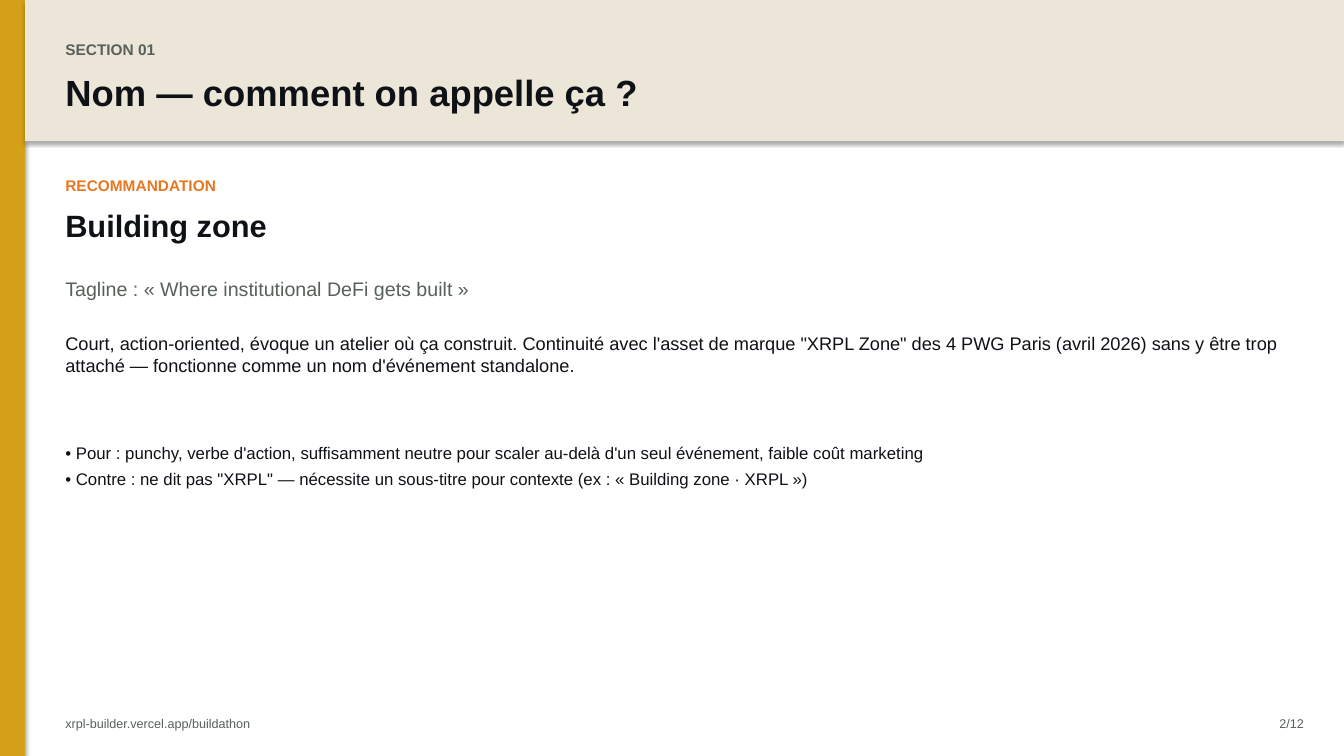
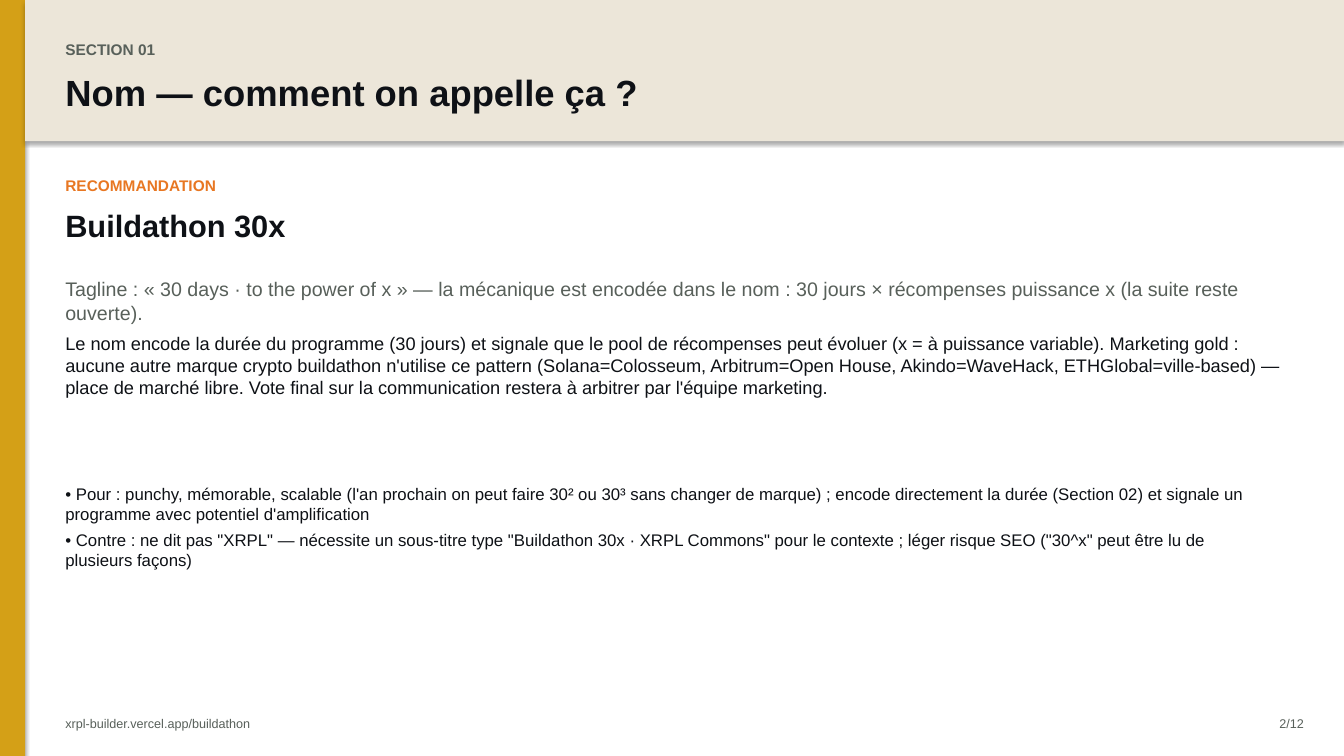
Before and after one commit to AurelienBg/xrpl-builder, a slide deck: slide 3 of buildathon-deck.pptx. Drawn at 1344x756 pixels with LibreOffice and Linux fonts; fonts in the diff are those of the drawing. Boxes give left, top, right and bottom in pixels: in the first picture for what was removed or moved away, otherwise in the second. Text is boxed around its words. In the diff, an @@ line names an element or a change of style, - is before the commit and + after.

Commit message:
feat(buildathon): apply comité decisions May 13, 2026
Major refactor across Sections 00, 01, 04, 05, 11, 12 + regenerate .pptx decks.

Section 01 (Name):
- Main proposal: "Buildathon 30^x" (was "Building zone")
- "Building zone" removed entirely from the alternatives
- "Buildathon 30x30" removed (became 30^x as main)
- Remaining alternatives: Buildathon (generic) · ChallengeX

Section 04 (Registry):
- Added realistic ambition target to green banner: "a few hundred to ~1000 users" per project on mainnet by day 30
- Decision attribution: committee May 13, 2026

Section 05 (Prizes) — full refonte:
- Pool $100k (was $30k) · 2026 annual budget
- Hybrid structure (3 brackets):
  - 5 major milestone-grants $10k each = $50k (structure: $3k upfront + $3k at M1 / 3mo + $4k at M2 / 6mo)
  - Up to 100 small prizes × €500 = $50k (no hard cap, pool-bounded)
  - Aquarium access for the 1st major prize (perk, no extra cash)
- Live-traction gate maintained (mainnet + on-chain via SourceTag day 30)
- Old "Pool $30k volume-gated" structure preserved in Alternatives

Section 00 (Synthesis):
- New green block "Parcours XRPL Commons" placing the Buildathon in context:
  Academy (academy.xrpl-commons.org) → Buildathon 30^x → Aquarium → Startup Studio (coming soon)
- Content produced during the Buildathon feeds back into the Academy
- Perpetual Hackathon flagged as distinct future project (not 2026 edition)

Section 11 (Inspiration):
- Solana Colosseum row enriched with Eternal (perpetual variant) sub-mention
- Frontier and Eternal both listed as inspiring models for XRPL Commons

Section 12 (Variant 1):
- Completely rewritten with comité-decided parameters:
  - Buildathon 30^x · Hybrid milestone-grants + XRPL Commons journey
  - $100k pool · 1 FTE · low overhead (~$120-150k all-in 1st edition)
  - Open (not curated) · target a few hundred → 1000 users
  - Weekly ship cadence + Commons amplification + IRL Commons House
  - Path integration: content → Academy, top 1 → Aquarium, suite → Startup Studio
- Variants 2 (Colosseum-pure) and 3 (Builders Cohort) preserved as alternatives

Decks regenerated:
- buildathon-deck.pptx (FR)
- buildathon-deck-en.pptx (EN)

FR + EN mirrored everywhere.

```diff
--- a/buildathon-deck.pptx
+++ b/buildathon-deck.pptx
@@ text at [65, 214, 285, 238]: text changed @@
-Building zone
+Buildathon 30x
@@ text at [65, 281, 1239, 324]: text changed @@
-Tagline : « Where institutional DeFi gets built »
+Tagline : « 30 days · to the power of x » — la mécanique est encodée dans le nom : 30 jours × récompenses puissance x (la suite reste ouverte).
@@ text at [65, 336, 1256, 398]: text changed @@
-Court, action-oriented, évoque un atelier où ça construit. Continuité avec l'asset de marque "XRPL Zone" des 4 PWG Paris (avril 2026) sans y être trop attaché — fonctionne comme un nom d'événement standalone.
+Le nom encode la durée du programme (30 jours) et signale que le pool de récompenses peut évoluer (x = à puissance variable). Marketing gold : aucune autre marque crypto buildathon n'utilise ce pattern (Solana=Colosseum, Arbitrum=Open House, Akindo=WaveHack, ETHGlobal=ville-based) — place de marché libre. Vote final sur la communication restera à arbitrer par l'équipe marketing.
@@ text at [65, 487, 1243, 570]: text changed @@
-• Pour : punchy, verbe d'action, suffisamment neutre pour scaler au-delà d'un seul événement, faible coût marketing
-• Contre : ne dit pas "XRPL" — nécessite un sous-titre pour contexte (ex : « Building zone · XRPL »)
+• Pour : punchy, mémorable, scalable (l'an prochain on peut faire 30² ou 30³ sans changer de marque) ; encode directement la durée (Section 02) et signale un programme avec potentiel d'amplification
+• Contre : ne dit pas "XRPL" — nécessite un sous-titre type "Buildathon 30x · XRPL Commons" pour le contexte ; léger risque SEO ("30^x" peut être lu de plusieurs façons)
```
Also in this commit, not shown: 4 other slides changed, 3 other files.
